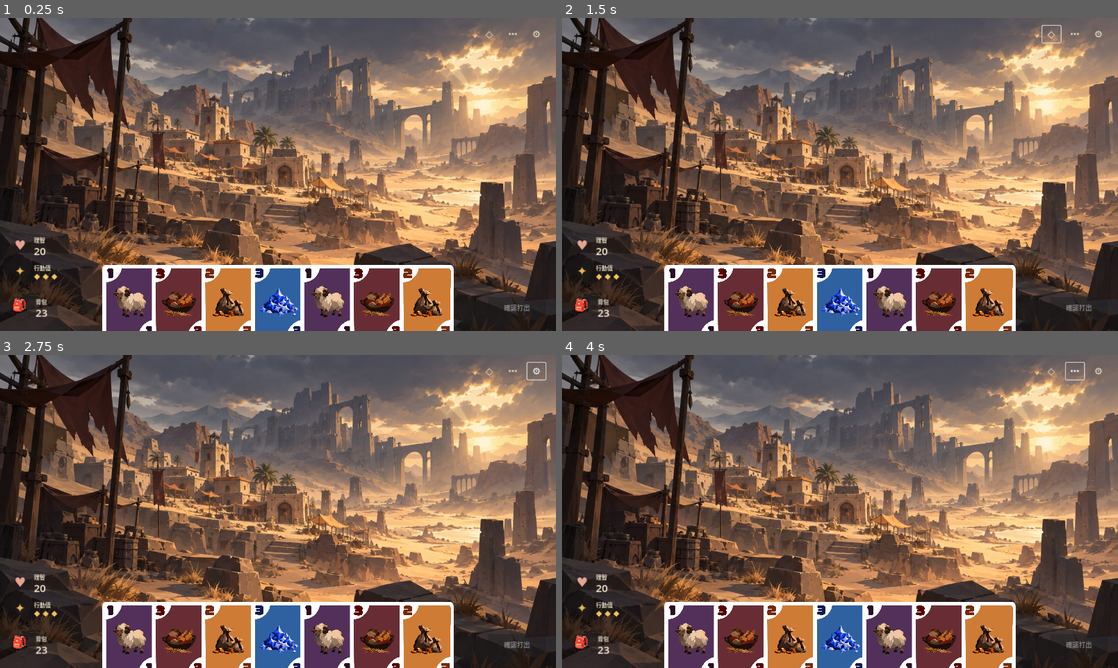
Above: before the commit, frames 1-4 (two rows, left to right).
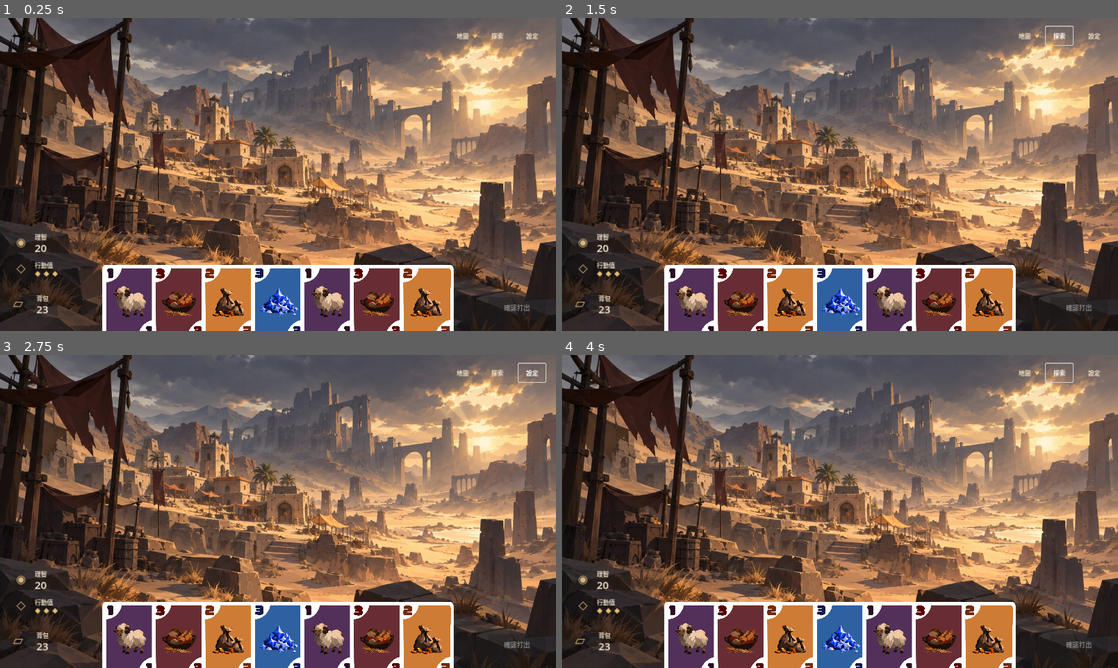
Above: after the commit, the same moments.

Repository: Timothy1007/shepherd
Game: Godot game, scene res://scenes/main.tscn
Two runs of this game, one before a commit and one after it. Both use one fixed random seed, a clock stepped at 60 frames per second and the inputs below.
Inputs (mouse positions are in pixels of both pictures, inside the frame that each line leads up to):
- Up to frame 1 (0.25 s): no input
- Up to frame 2 (1.5 s): click (1023, 36) at 0.5 s, where only the run after the commit has a clickable "地圖"; click (1056, 36) at 1.25 s, where only the run after the commit has a clickable "探索"
- Up to frame 3 (2.75 s): click (533, 373) at 2 s, where only the run after the commit has a clickable "設定"
- Up to frame 4 (4 s): click (1051, 370) at 2.75 s, where only the run before the commit has a clickable "◇"; click (1073, 370) at 3.5 s, where only the run before the commit has a clickable "⋯"

The runs differ from the first frame. In frame 1, 0.7% of the frame differs, in the area x 2-98%, y 4-96%; in frame 2, 0.7%; in frame 3, 0.7%; in frame 4, 0.7%, in the area x 2-98%, y 2-96%.

Commit message:
ui: replace emoji HUD and clarify top navigation

Diff:
--- a/godot/scripts/main.gd
+++ b/godot/scripts/main.gd
@@ -55,31 +55,31 @@
 	add_child(scene_bg)
 	# Encounter HUD layout: corners have stable responsibilities.
 	# No full-width black overlays; the scene art remains visually dominant.
-	var nav=HBoxContainer.new(); nav.position=Vector2(1080,18); nav.size=Vector2(176,38); nav.alignment=BoxContainer.ALIGNMENT_END; nav.add_theme_constant_override("separation",12); add_child(nav)
-	for nav_item in [["◇","地圖"],["⋯","探索"],["⚙","設定"]]:
-		var nav_button=Button.new(); nav_button.text=nav_item[0]; nav_button.tooltip_text=nav_item[1]; nav_button.custom_minimum_size=Vector2(42,38); nav_button.flat=true; nav_button.add_theme_font_size_override("font_size",22); nav_button.add_theme_color_override(" …(125 unchanged characters)…
+	var nav=HBoxContainer.new(); nav.position=Vector2(1018,20); nav.size=Vector2(238,42); nav.alignment=BoxContainer.ALIGNMENT_END; nav.add_theme_constant_override("separation",18); add_child(nav)
+	for nav_item in [["地圖","地圖"],["探索","探索"],["設定","設定"]]:
+		var nav_button=Button.new(); nav_button.text=nav_item[0]; nav_button.tooltip_text=nav_item[1]; nav_button.custom_minimum_size=Vector2(62,40); nav_button.flat=true; nav_button.add_theme_font_size_override("font_size",14); nav_button.add_theme_color_override(" …(125 unchanged characters)…
 
 	# Left-bottom: player state / backpack.
-	var status=VBoxContainer.new(); status.position=Vector2(28,500); status.size=Vector2(220,190); status.add_theme_constant_override("separation",10); add_child(status)
+	var status=VBoxContainer.new(); status.position=Vector2(30,492); status.size=Vector2(230,200); status.add_theme_constant_override("separation",10); add_child(status)
 	var sanity_row=HBoxContainer.new(); sanity_row.custom_minimum_size=Vector2(210,42); sanity_row.add_theme_constant_override("separation",12); status.add_child(sanity_row)
-	var sanity_icon=make_label("♥",30,Color("#e7a291")); sanity_icon.custom_minimum_size=Vector2(38,38); sanity_icon.horizontal_alignment=HORIZONTAL_ALIGNMENT_CENTER; sanity_row.add_child(sanity_icon)
+	var sanity_icon=make_label("◉",26,Color("#d8b77a")); sanity_icon.custom_minimum_size=Vector2(38,38); sanity_icon.horizontal_alignment=HORIZONTAL_ALIGNMENT_CENTER; sanity_row.add_child(sanity_icon)
 	var sanity_text=VBoxContainer.new(); sanity_text.add_theme_constant_override("separation",-4); sanity_row.add_child(sanity_text)
-	var sanity_label=make_label("理智",13,Color("#eadbc2")); sanity_text.add_child(sanity_label)
+	var sanity_label=make_label("理智",14,Color("#eadbc2")); sanity_text.add_child(sanity_label)
 	var sanity_value=make_label("20",24,Color("#fff4dd")); sanity_text.add_child(sanity_value)
 
 	var ap_row=HBoxContainer.new(); ap_row.custom_minimum_size=Vector2(210,42); ap_row.add_theme_constant_override("separation",12); status.add_child(ap_row)
-	var ap_icon=make_label("✦",29,Color("#e9b654")); ap_icon.custom_minimum_size=Vector2(38,38); ap_icon.horizontal_alignment=HORIZONTAL_ALIGNMENT_CENTER; ap_row.add_child(ap_icon)
+	var ap_icon=make_label("◇",27,Color("#d8b77a")); ap_icon.custom_minimum_size=Vector2(38,38); ap_icon.horizontal_alignment=HORIZONTAL_ALIGNMENT_CENTER; ap_row.add_child(ap_icon)
 	var ap_text=VBoxContainer.new(); ap_text.add_theme_constant_override("separation",-3); ap_row.add_child(ap_text)
-	var ap_name=make_label("行動值",13,Color("#eadbc2")); ap_text.add_child(ap_name)
+	var ap_name=make_label("行動值",14,Color("#eadbc2")); ap_text.add_child(ap_name)
 	var ap_pips=HBoxContainer.new(); ap_pips.add_theme_constant_override("separation",6); ap_text.add_child(ap_pips)
 	for i in range(3):
-		var pip=make_label("◆",18,Color("#f2c15d")); ap_pips.add_child(pip)
+		var pip=make_label("◆",17,Color("#e4bd72")); ap_pips.add_child(pip)
 
 	var spacer=Control.new(); spacer.custom_minimum_size=Vector2(1,13); status.add_child(spacer)
 	var backpack=HBoxContainer.new(); backpack.custom_minimum_size=Vector2(210,50); backpack.add_theme_constant_override("separation",12); status.add_child(backpack)
-	var backpack_icon=make_label("🎒",34,Color.WHITE); backpack_icon.custom_minimum_size=Vector2(42,42); backpack_icon.tooltip_text="背包"; backpack.add_child(backpack_icon)
+	var backpack_icon=make_label("▱",30,Color("#d8b77a")); backpack_icon.custom_minimum_size=Vector2(42,42); backpack_icon.tooltip_text="背包"; backpack.add_child(backpack_icon)
 	var backpack_text=VBoxContainer.new(); backpack_text.add_theme_constant_override("separation",-4); backpack.add_child(backpack_text)
-	var backpack_name=make_label("背包",13,Color("#eadbc2")); backpack_text.add_child(backpack_name)
+	var backpack_name=make_label("背包",14,Color("#eadbc2")); backpack_text.add_child(backpack_name)
 	var backpack_count=make_label("23",24,Color("#fff4dd")); backpack_text.add_child(backpack_count)
 
 	# Right-bottom is reserved for contextual confirmation/effect choices.
